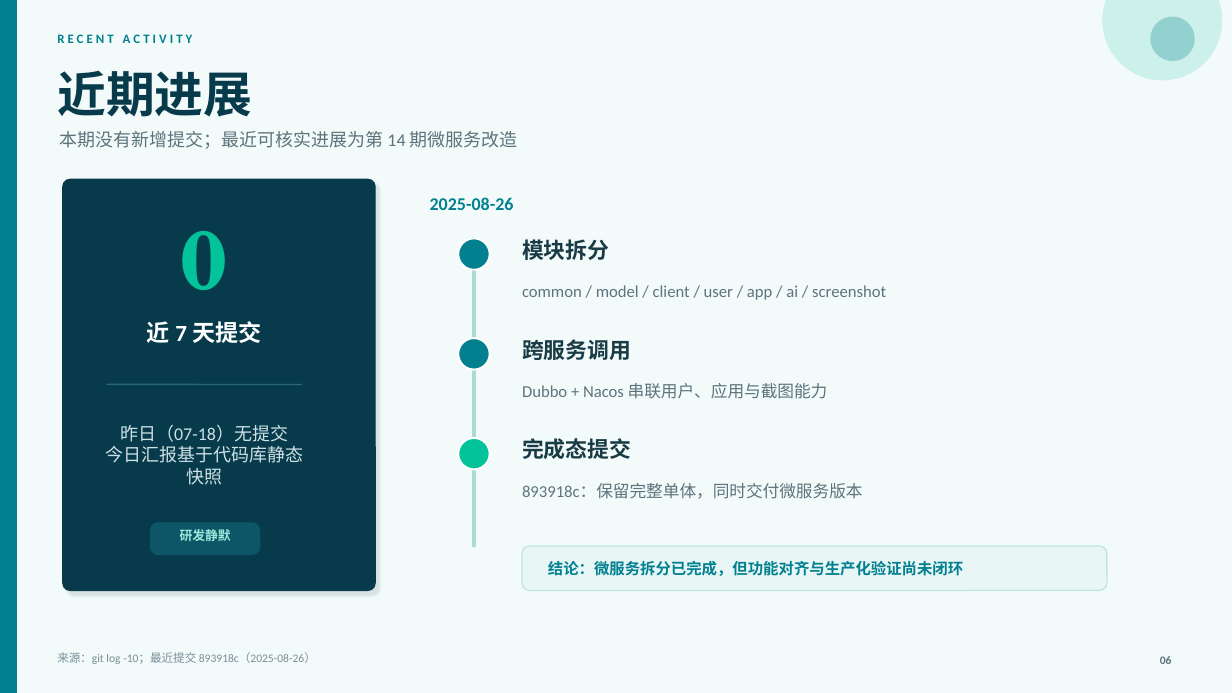
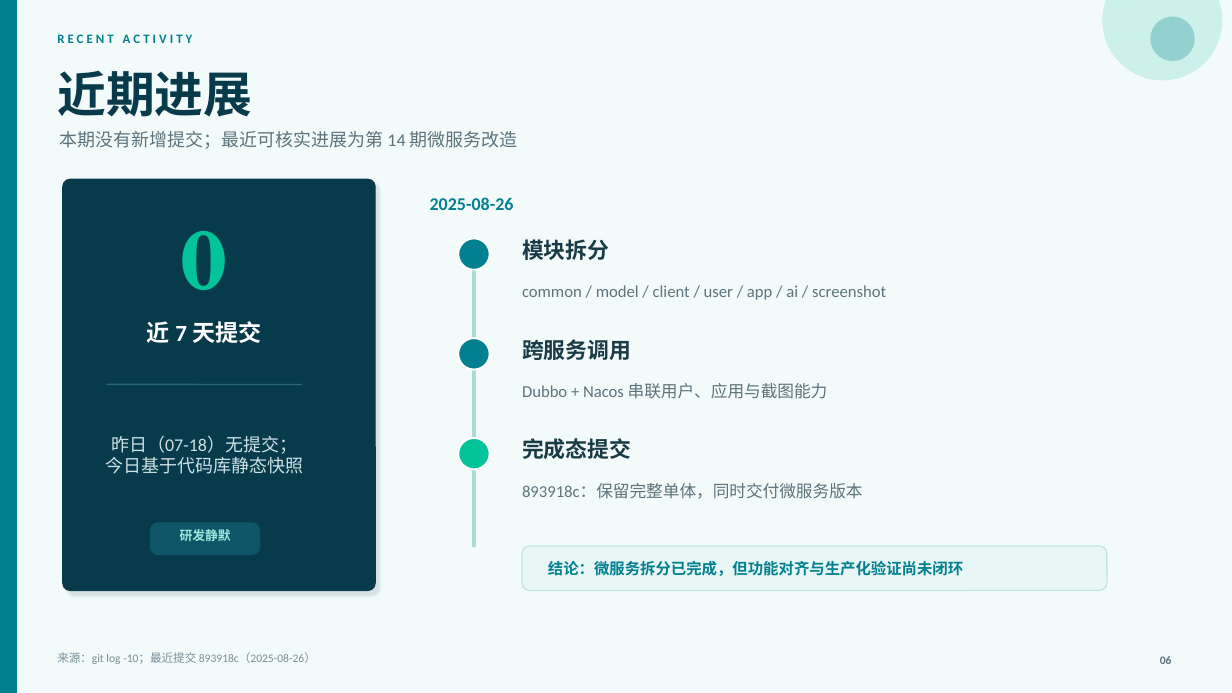
Before and after one commit to liyupi/yu-ai-code-mother, a slide deck: slide 6 of docs/reports/project-status-2026-07-19.pptx. Drawn at 1232x693 pixels with LibreOffice and Linux fonts; fonts in the diff are those of the drawing. Boxes give left, top, right and bottom in pixels: in the first picture for what was removed or moved away, otherwise in the second. Text is boxed around its words. In the diff, an @@ line names an element or a change of style, - is before the commit and + after.

```diff
--- a/docs/reports/project-status-2026-07-19.pptx
+++ b/docs/reports/project-status-2026-07-19.pptx
@@ text at (105,436,303,474): text changed @@
-昨日（07-18）无提交
-今日汇报基于代码库静态快照
+昨日（07-18）无提交；
+今日基于代码库静态快照
```
Also in this commit, not shown: 6 other slides changed.
